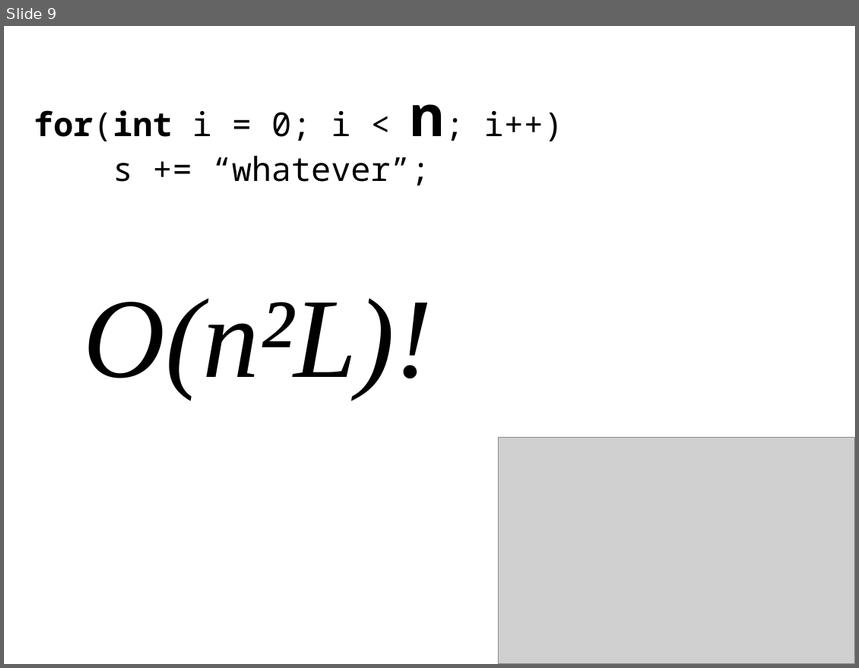
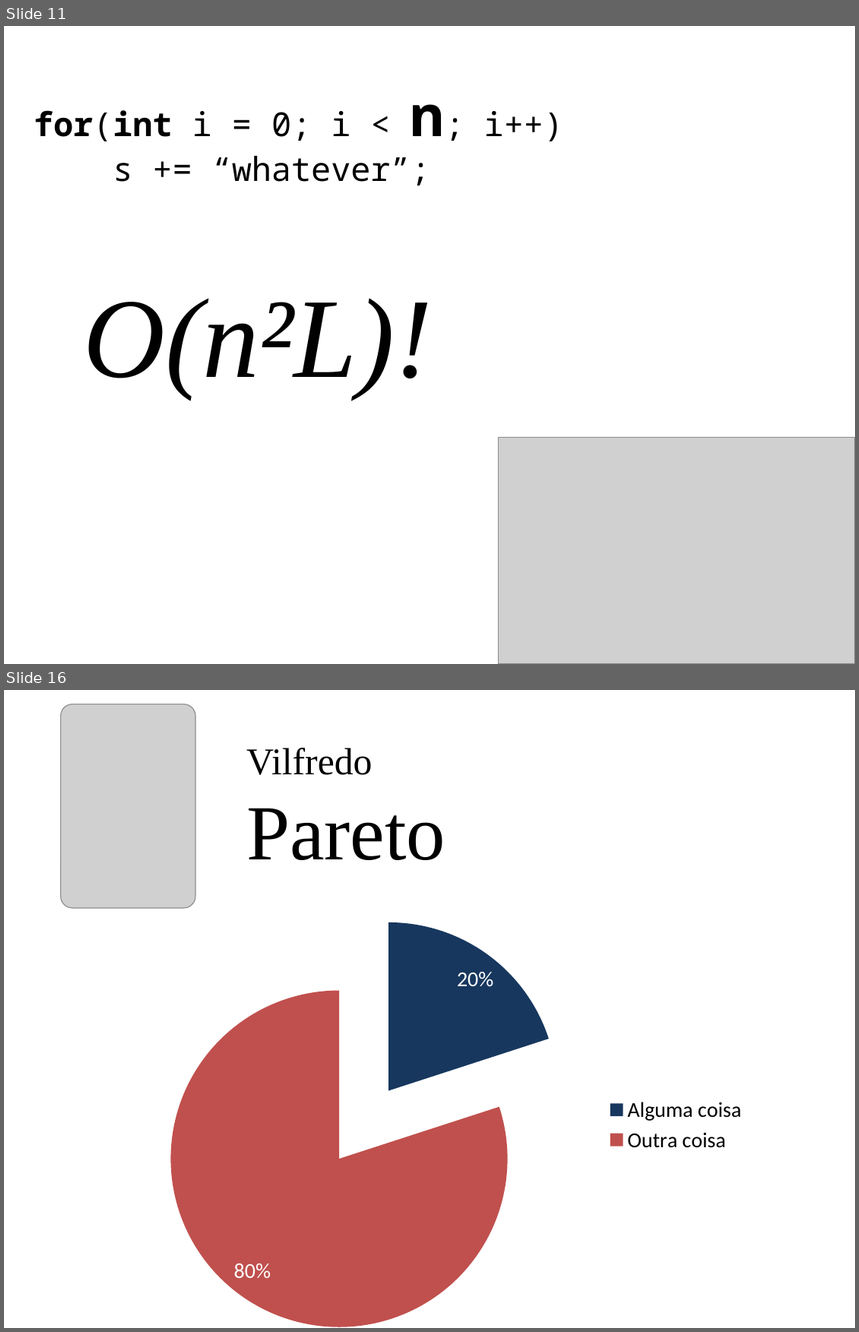
Before and after one commit to juanplopes/dnad2011-complexidade-algoritmos, a slide deck: Presentation.pptx. Shown one above the other, each under a label of ours: slide 9 before the commit, slides 11 and 16 after it; the slides between them are not shown. The pictures are 859x668 and 859x1332 pixels, drawn with LibreOffice and Linux fonts; fonts in the diff are those of the drawing; grey boxes stand for pictures. Boxes give left, top, right and bottom in pixels: in the first picture for what was removed or moved away, otherwise in the second. Text is boxed around its words. In the diff, an @@ line names an element or a change of style, - is before the commit and + after.

```diff
--- a/Presentation.pptx
+++ b/Presentation.pptx
@@ slide 16 added at bbox=[4, 690, 855, 1328], background #FFFFFF @@
@@ picture added at bbox=[61, 704, 196, 909] @@
@@ text added at bbox=[246, 748, 446, 860], 32 pt, text #000000 @@
+Vilfredo
+Pareto
@@ pie chart added at bbox=[125, 903, 756, 1328] @@
+categories: Alguma coisa, Outra coisa
+Series 1: 20, 80
@@ what was slide 9 is now slide 11 @@
```
Also in this commit, not shown: 4 slides changed, 7 other slides added, 2 slides removed.
